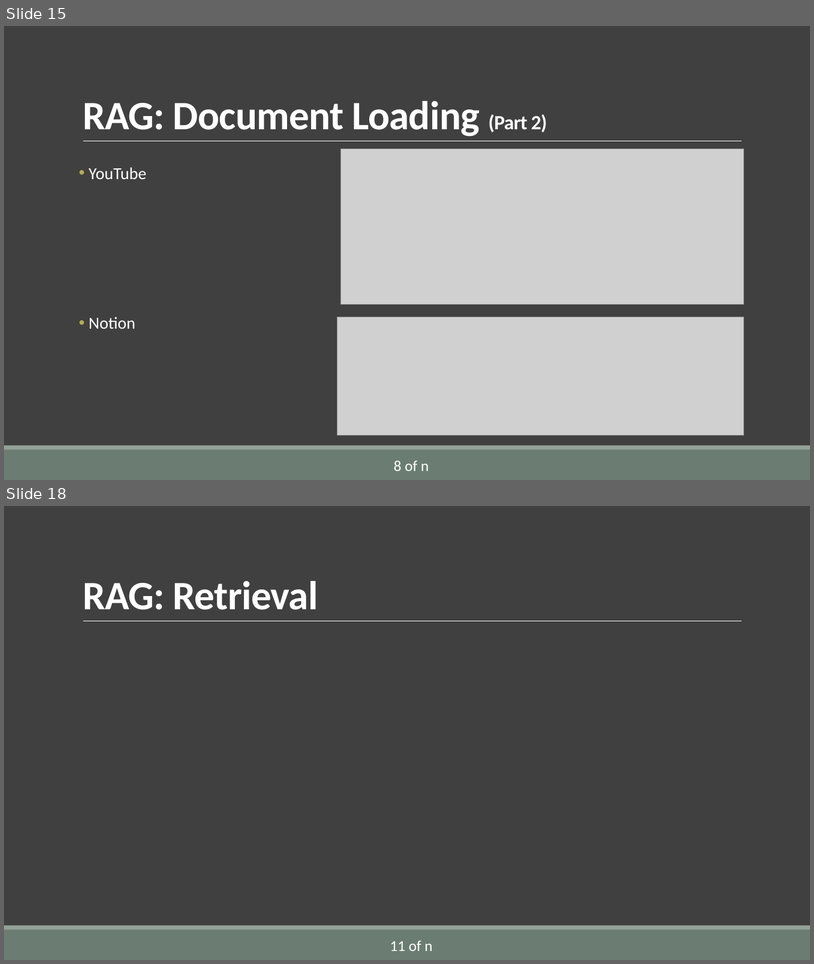
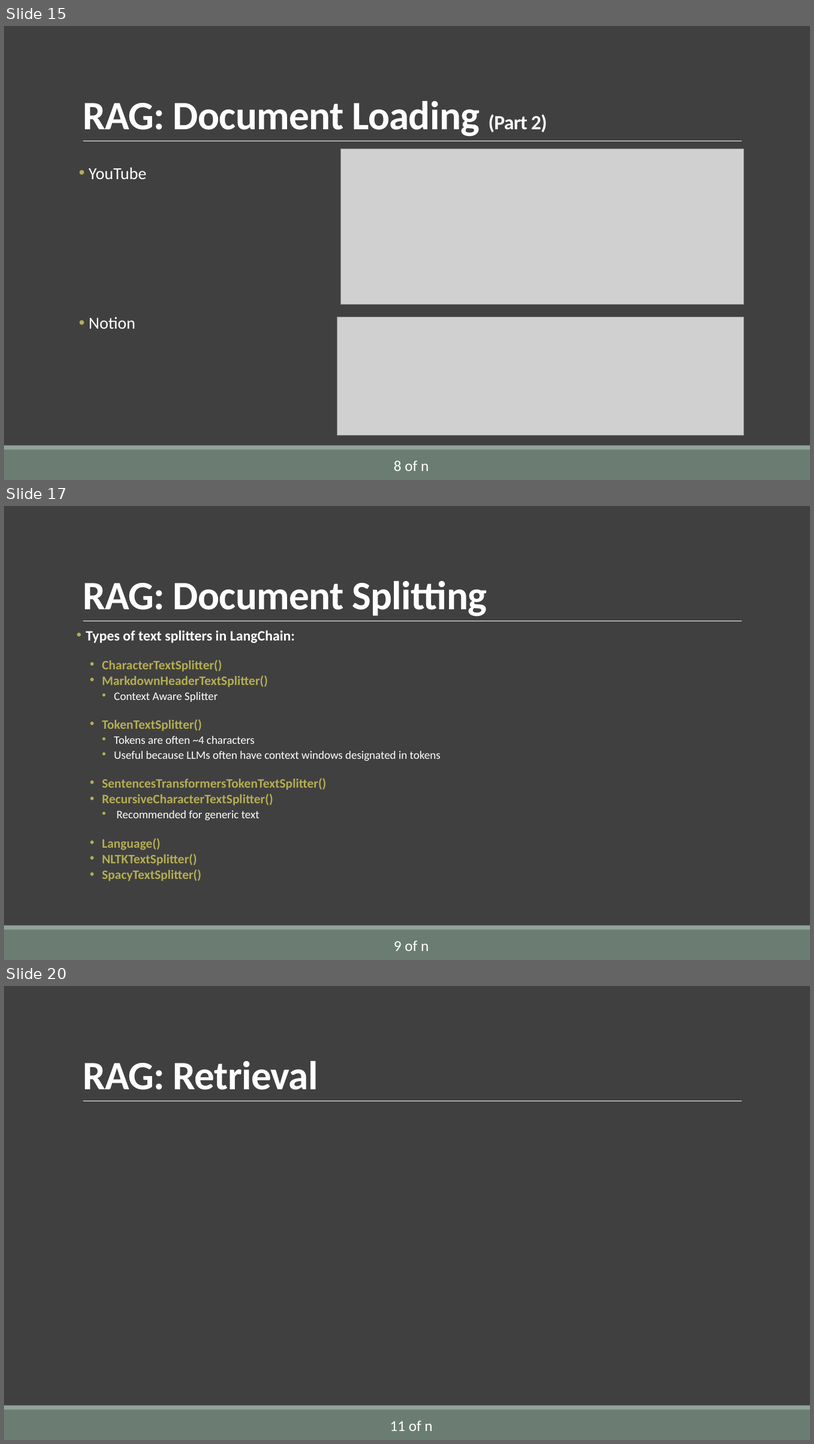
Before and after one commit to AlirezaSaei1/NLP-Assignments, a slide deck: Presentation/Slides/Presentation.pptx. Shown one above the other, each under a label of ours: slides 15 and 18 before the commit, slides 15, 17 and 20 after it; the slides between them are not shown. The pictures are 814x964 and 814x1444 pixels, drawn with LibreOffice and Linux fonts; fonts in the diff are those of the drawing; grey boxes stand for pictures. Boxes give left, top, right and bottom in pixels: in the first picture for what was removed or moved away, otherwise in the second. Text is boxed around its words. In the diff, an @@ line names an element or a change of style, - is before the commit and + after.

```diff
--- a/Presentation/Slides/Presentation.pptx
+++ b/Presentation/Slides/Presentation.pptx
@@ slide 17 added at [4,506,810,960], background #404040; not listed: 3 template elements that a slide beside it also shows @@
@@ title added at [83,581,487,616], 48 pt, text #FFFFFF, bold @@
+RAG: Document Splitting
@@ text added at [86,630,441,881], 15.3 pt, text #B5AE53, bold @@
+• Types of text splitters in LangChain:
+  • CharacterTextSplitter()
+  • MarkdownHeaderTextSplitter()
+    • Context Aware Splitter
+  • TokenTextSplitter()
+    • Tokens are often ~4 characters
+    • Useful because LLMs often have context windows designated in tokens
+  • SentencesTransformersTokenTextSplitter()
+  • RecursiveCharacterTextSplitter()
+    • Recommended for generic text
+  • Language()
+  • NLTKTextSplitter()
+  • SpacyTextSplitter()
@@ text added at [394,940,429,951], 18 pt, text #FFFFFF @@
+9 of n
@@ what was slide 18 is now slide 20 @@
```
Also in this commit, not shown: 2 slides changed, 1 other slide added.
